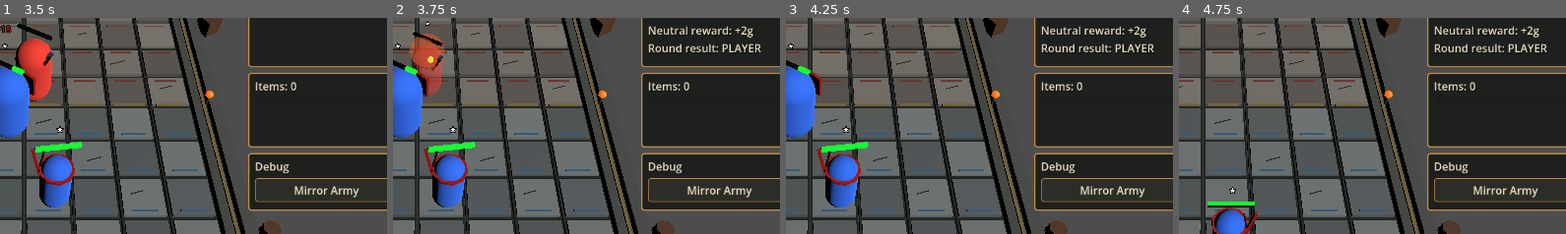
Above: before the commit, frames 1-4 (left to right).
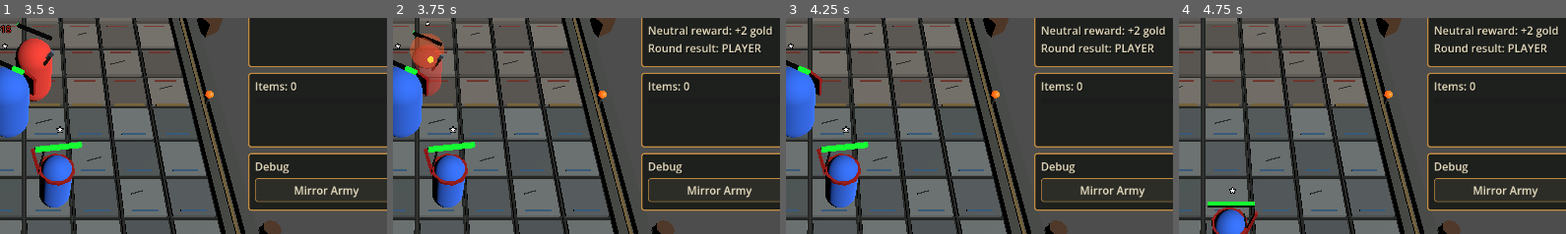
Above: after the commit, the same moments.

Repository: janmgryka-bit/warmarket
Game: Godot game, scene res://scenes/Main.tscn
The game is run twice, just before and just after one commit, with the same random seed, the same clock (stepped at 60 frames per second) and the same inputs.
Inputs:
- Up to frame 1 (3.5 s): click "Start Battle" at 0.5 s; click "Start Battle" at 1.25 s; click "Speed: 1x" at 2 s; click "Speed: 2x" at 2.75 s
- Up to frame 2 (3.75 s): click "Speed: 4x" at 3.5 s
- Up to frame 3 (4.25 s): no input
- Up to frame 4 (4.75 s): click "Next Round" at 4.25 s
The pictures show only the part of the screen within x 47-97%, y 20-70%; the shares and areas given below are measured in that part.

Frame 1 is identical in both runs. In frame 2, 0.2% of the frame differs, in the area x 91-98%, y 3-10%; in frame 3, 0.2%; in frame 4, 0.2%.

Commit message:
Add PvP round flow with neutral rounds

Diff:
--- a/godot_project/war-market/scripts/game.gd
+++ b/godot_project/war-market/scripts/game.gd
@@ -43,6 +43,7 @@
 var economy_rules = preload("res://scripts/economy_rules.gd")
 var synergy_rules = preload("res://scripts/synergy_rules.gd")
 var battle_snapshot = preload("res://scripts/battle_snapshot.gd")
+var round_flow_rules = preload("res://scripts/round_flow_rules.gd")
 
 # State
 var battle_started: bool = false
@@ -570,7 +571,9 @@
 var selected_item_index: int = -1
 var use_snapshot_opponent: bool = false
 var opponent_army_snapshot: Array[Dictionary] = []
-var neutral_reward_item_round: int = 4
+var neutral_reward_item_round: int = 8
+var neutral_reward_granted_battle_id: int = -1
+var neutral_reward_granted_round_number: int = -1
 
 # Setup
 func _ready() -> void:
@@ -788,12 +791,10 @@
 	return battle_snapshot.mirror_grid_pos_for_opponent(grid_pos)
 
 func get_round_type(target_round: int) -> String:
-	if target_round == 1 or target_round % 4 == 0:
-		return "neutral"
-	return "pvp"
+	return round_flow_rules.get_round_type(target_round)
 
 func is_neutral_round(target_round: int) -> bool:
-	return get_round_type(target_round) == "neutral"
+	return round_flow_rules.is_neutral_round(target_round)
 
 func spawn_opponent_army(round_num: int) -> void:
 	# Opponent army = enemy team units for the current battle.
@@ -836,8 +837,8 @@
 			unit.queue_free()
 
 func spawn_enemy_wave(round_num: int) -> void:
-	# Temporary PvE wave generator used as the current opponent army source.
-	# Use exact definition if it exists, otherwise use the highest available.
+	# Neutral creep/minion rounds use exact wave definitions when available,
+	# otherwise they reuse the highest available neutral wave.
 	var wave_def = enemy_wave_database.get_wave_definition(round_num)
 
 	# Spawn all enemy team units in the wave definition.
@@ -1497,10 +1498,16 @@
 	return 2
 
 func grant_neutral_round_reward() -> void:
+	if neutral_reward_granted_battle_id == current_battle_id and neutral_reward_granted_round_number == round_number:
+		return
+
+	neutral_reward_granted_battle_id = current_battle_id
+	neutral_reward_granted_round_number = round_number
+
 	var reward_gold := get_neutral_reward_gold(round_number)
 	player_gold += reward_gold
 	update_gold_label()
-	add_event_log("Neutral reward: +%dg" % reward_gold)
+	add_event_log("Neutral reward: +%d gold" % reward_gold)
 	if round_number >= neutral_reward_item_round:
 		var item_id = grant_random_item()
 		if item_id != "":
@@ -1741,6 +1748,8 @@
 	current_battle_id = 0
 	current_battle_seed = 0
 	current_battle_payload.clear()
+	neutral_reward_granted_battle_id = -1
+	neutral_reward_granted_round_number = -1
 	market_deltas.clear()
 	market_demands.clear()
 	reset_battle_speed()
--- /dev/null
+++ b/godot_project/war-market/scripts/round_flow_rules.gd
@@ -0,0 +1,18 @@
+extends Node
+
+const ROUND_TYPE_NEUTRAL := "neutral"
+const ROUND_TYPE_PVP := "pvp"
+
+static func get_round_type(round_number: int) -> String:
+	if is_neutral_round(round_number):
+		return ROUND_TYPE_NEUTRAL
+	return ROUND_TYPE_PVP
+
+static func is_neutral_round(round_number: int) -> bool:
+	if round_number == 1:
+		return true
+	if round_number == 4 or round_number == 8:
+		return true
+	if round_number > 8 and round_number % 4 == 0:
+		return true
+	return false
--- a/godot_project/war-market/tests/smoke_test.gd
+++ b/godot_project/war-market/tests/smoke_test.gd
@@ -447,6 +447,10 @@
 	assert_eq(game.get_round_type(5), "pvp", "Round 5 should be PvP")
 	assert_eq(game.get_round_type(6), "pvp", "Round 6 should be PvP")
 	assert_eq(game.get_round_type(7), "pvp", "Round 7 should be PvP")
+	assert_eq(game.get_round_type(9), "pvp", "Round 9 should be PvP")
+	assert_eq(game.get_round_type(10), "pvp", "Round 10 should be PvP")
+	assert_eq(game.get_round_type(11), "pvp", "Round 11 should be PvP")
+	assert_eq(game.get_round_type(12), "neutral", "Round 12 should use the post-round-8 neutral cadence")
 
 func test_pvp_round_opponent_path() -> void:
 	var game = await load_game()
@@ -478,9 +482,30 @@
 	game.end_round("PLAYER WINS")
 
 	assert_eq(game.player_gold, gold_before + game.get_neutral_reward_gold(4), "Neutral win should grant neutral reward gold immediately")
-	assert_eq(game.item_inventory.size(), items_before + 1, "Round 4 neutral win should grant an item")
+	assert_eq(game.item_inventory.size(), items_before, "Round 4 neutral win should not grant an item")
 	assert_true(event_log_contains_prefix(game, "Neutral reward: +"), "Neutral gold reward should be logged")
-	assert_true(event_log_contains_prefix(game, "Neutral reward item:"), "Neutral item reward should be logged")
+	assert_true(not event_log_contains_prefix(game, "Neutral reward item:"), "Round 4 neutral win should not log an item reward")
+
+	game.end_round("PLAYER WINS")
+	assert_eq(game.player_gold, gold_before + game.get_neutral_reward_gold(4), "Duplicate neutral result should not grant a second reward")
+	assert_eq(game.item_inventory.size(), items_before, "Duplicate neutral result should not grant an item")
+
+	var pvp_game = await load_game()
+	pvp_game.round_number = 5
+	var pvp_gold_before = pvp_game.player_gold
+	var pvp_items_before = pvp_game.item_inventory.size()
+	pvp_game.end_round("PLAYER WINS")
+	assert_eq(pvp_game.player_gold, pvp_gold_before, "PvP wins should not grant neutral reward gold")
+	assert_eq(pvp_game.item_inventory.size(), pvp_items_before, "PvP wins should not grant neutral reward items")
+
+	var later_neutral_game = await load_game()
+	later_neutral_game.round_number = 8
+	var later_gold_before = later_neutral_game.player_gold
+	var later_items_before = later_neutral_game.item_inventory.size()
+	later_neutral_game.end_round("PLAYER WINS")
+	assert_eq(later_neutral_game.player_gold, later_gold_before + later_neutral_game.get_neutral_reward_gold(8), "Round 8 neutral win should grant neutral reward gold")
+	assert_eq(later_neutral_game.item_inventory.size(), later_items_before + 1, "Round 8 neutral win should grant an item")
+	assert_true(event_log_contains_prefix(later_neutral_game, "Neutral reward item:"), "Round 8 neutral item reward should be logged")
 
 func test_faction_bonuses() -> void:
 	var game = await setup_roster_for_test([
Not shown, added: godot_project/war-market/scripts/round_flow_rules.gd.uid
Not shown, changed: design/design.md
